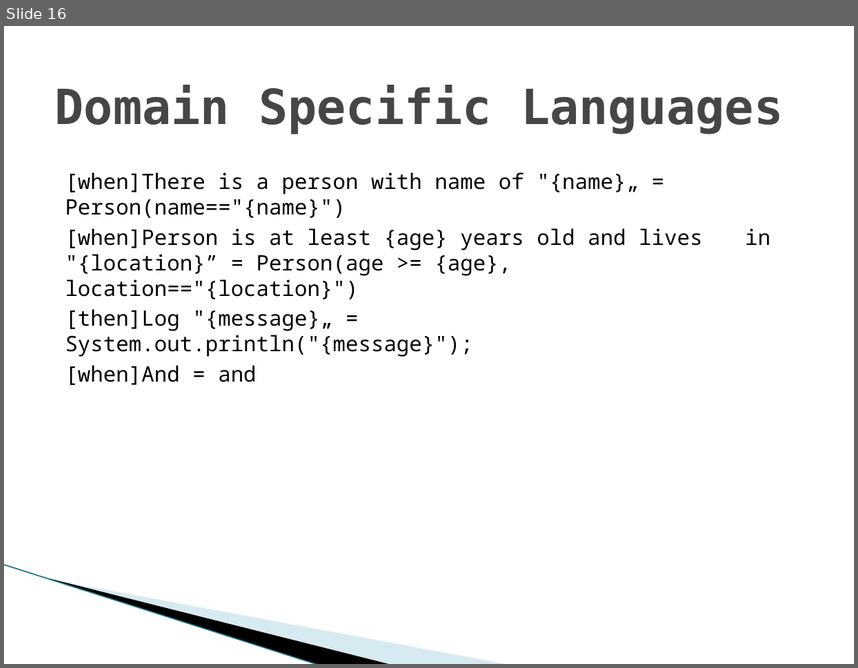
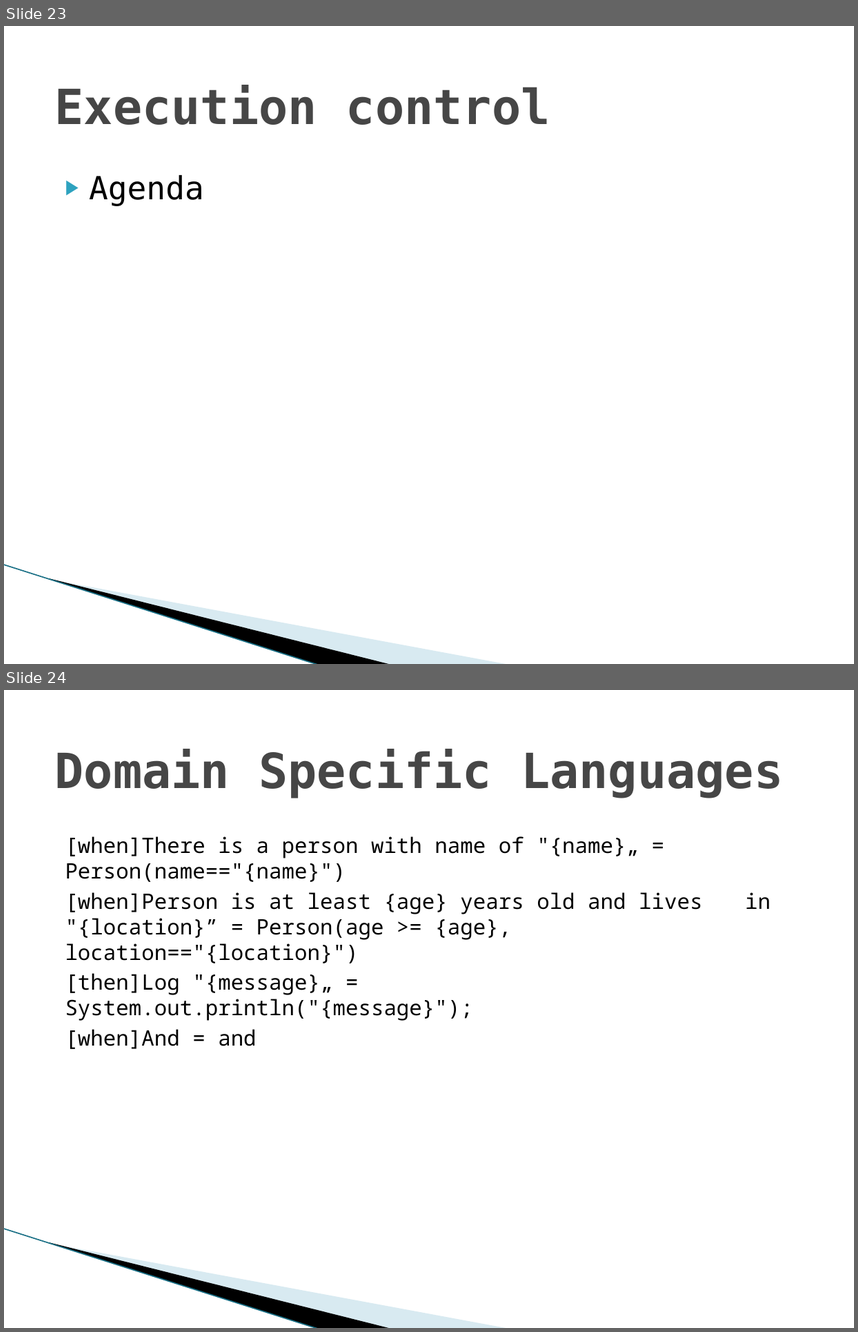
Before and after one commit to gspandy/drools-presentation-and-examples, a slide deck: drools-business-rules-engine.pptx. Shown one above the other, each under a label of ours: slide 16 before the commit, slides 23 and 24 after it. The pictures are 858x668 and 858x1332 pixels, drawn with LibreOffice and Linux fonts; fonts in the diff are those of the drawing; background and template pictures are left out. Boxes give left, top, right and bottom in pixels: in the first picture for what was removed or moved away, otherwise in the second. Text is boxed around its words. In the diff, an @@ line names an element or a change of style, - is before the commit and + after.

```diff
--- a/drools-business-rules-engine.pptx
+++ b/drools-business-rules-engine.pptx
@@ slide 23 added at [4, 26, 854, 664], background #FFFFFF; not listed: 3 template elements that a slide beside it also shows @@
@@ title added at [55, 85, 550, 125], 41 pt, text #464646, bold @@
+Execution control
@@ text added at [89, 175, 204, 206], 27 pt, text #000000 @@
+▶ Agenda
@@ what was slide 16 is now slide 24 @@
```
Also in this commit, not shown: 2 slides changed, 11 other slides added, 3 slides removed.
